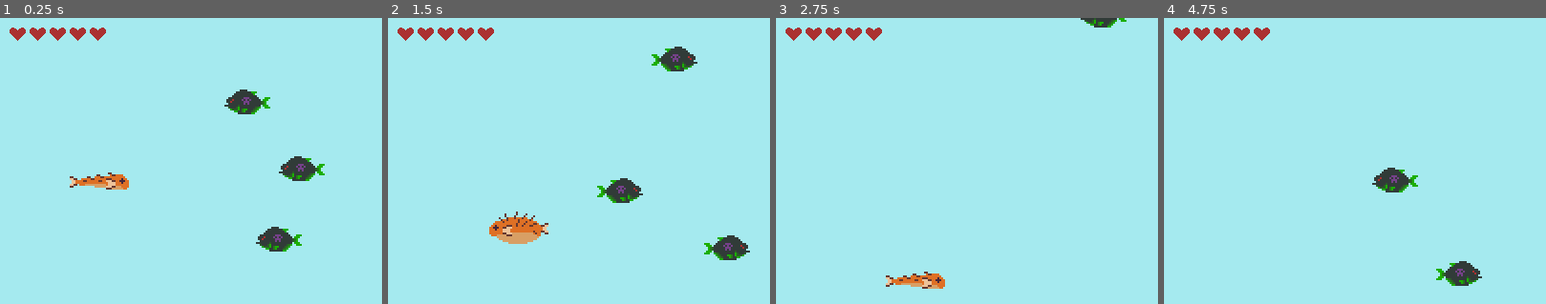
Above: before the commit, frames 1-4 (left to right).
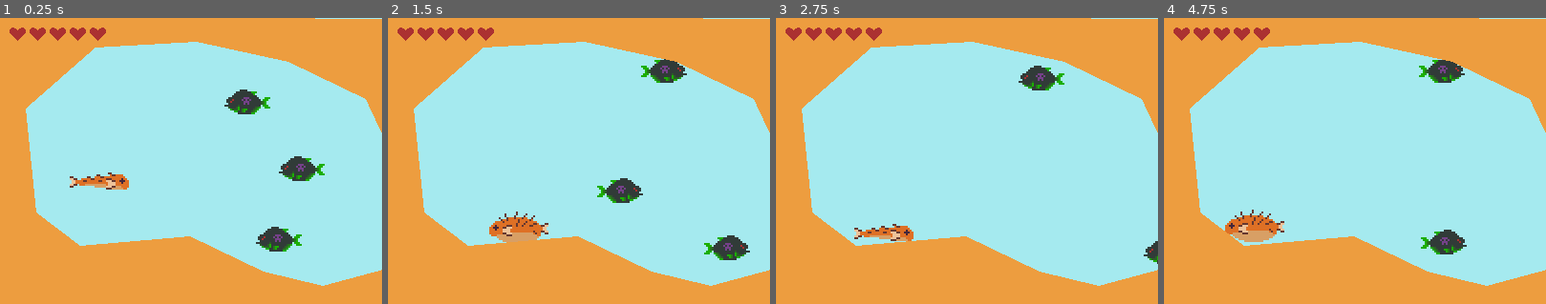
Above: after the commit, the same moments.

Repository: kcabra/orico
Game: Godot game, scene res://aquarium.tscn
Two runs of this game, one before a commit and one after it. Both use one fixed random seed, a clock stepped at 60 frames per second and the inputs below.
Inputs:
- Up to frame 1 (0.25 s): no input
- Up to frame 2 (1.5 s): hold D (game_right) 0.53-1.28 s; tap Ctrl (game_attack) at 0.6, 1.35 s; tap Space (game_jump) at 0.77 s; hold A (game_left) from 1.28 s (still down)
- Up to frame 3 (2.75 s): tap Space (game_jump) at 1.52 s; release A (game_left) at 2.03 s; hold D (game_right) from 2.03 s (still down); tap Ctrl (game_attack) at 2.1 s
- Up to frame 4 (4.75 s): tap Ctrl (game_attack) at 2.85, 3.6, 4.35 s; tap Space (game_jump) at 3.02, 3.77, 4.52 s; release D (game_right) at 3.53 s; hold A (game_left) from 3.53 s (still down)

The runs differ from the first frame. In frame 1, 38% of the frame differs, in the area x 0-100%, y 0-100%; in frame 2, 39%; in frame 3, 39%; in frame 4, 42%.

Commit message:
added scenary

Diff:
--- a/aquarium.tscn
+++ b/aquarium.tscn
@@ -20,9 +20,27 @@
 [node name="enemy3" parent="." instance=ExtResource( 2 )]
 position = Vector2( 317.076, 239.87 )
 
+[node name="StaticBody2D" type="StaticBody2D" parent="."]
+editor/display_folded = true
+
+[node name="Polygon2D" type="Polygon2D" parent="StaticBody2D"]
+color = Color( 0.933333, 0.619608, 0.25098, 1 )
+polygon = PoolVector2Array( 0, 95, 27, 95, 38, 204, 84, 239, 199, 229, 276, 266, 338, 281, 390, 267, 468, 246, 508, 198, 527, 159, 545, 236, 567, 270, 600, 276, 638, 259, 638, 300, 0, 300 )
+
+[node name="CollisionPolygon2D" type="CollisionPolygon2D" parent="StaticBody2D"]
+polygon = PoolVector2Array( 0, 95, 27, 95, 38, 204, 84, 239, 199, 229, 276, 266, 338, 281, 390, 267, 468, 246, 508, 198, 527, 159, 545, 236, 567, 270, 600, 276, 638, 259, 638, 300, 0, 300 )
+
+[node name="Polygon2D2" type="Polygon2D" parent="StaticBody2D"]
+color = Color( 0.933333, 0.619608, 0.25098, 1 )
+polygon = PoolVector2Array( 0, 95, 27, 95, 100, 31, 206, 25, 302, 46, 383, 85, 404, 130, 445, 71, 508, 52, 598, 53, 660, 85, 660, 1, 0, 0 )
+
+[node name="CollisionPolygon2D2" type="CollisionPolygon2D" parent="StaticBody2D"]
+polygon = PoolVector2Array( 0, 95, 27, 95, 100, 31, 206, 25, 302, 46, 383, 85, 404, 130, 445, 71, 508, 52, 598, 53, 660, 85, 660, 1, 0, 0 )
+
 [node name="UI" type="Control" parent="." groups=[
 "ui",
 ]]
+editor/display_folded = true
 margin_right = 40.0
 margin_bottom = 40.0
 script = ExtResource( 3 )
@@ -34,5 +52,5 @@
 margin_bottom = 40.0
 
 [node name="HBoxContainer" type="HBoxContainer" parent="UI/MarginContainer"]
-margin_right = 101.0
+margin_right = 30.0
 margin_bottom = 30.0
